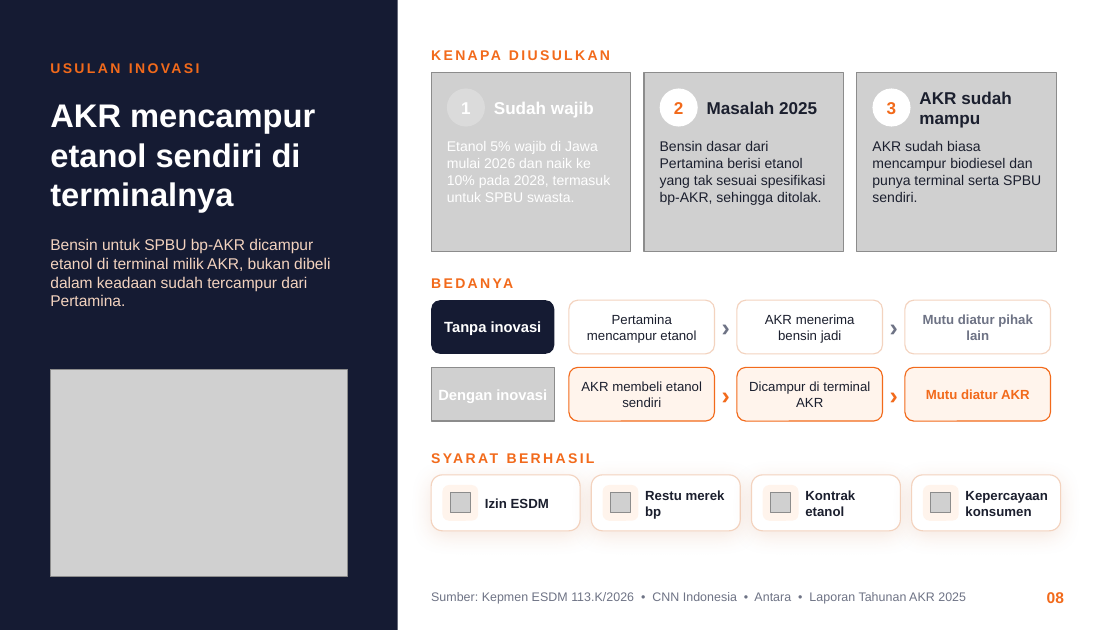
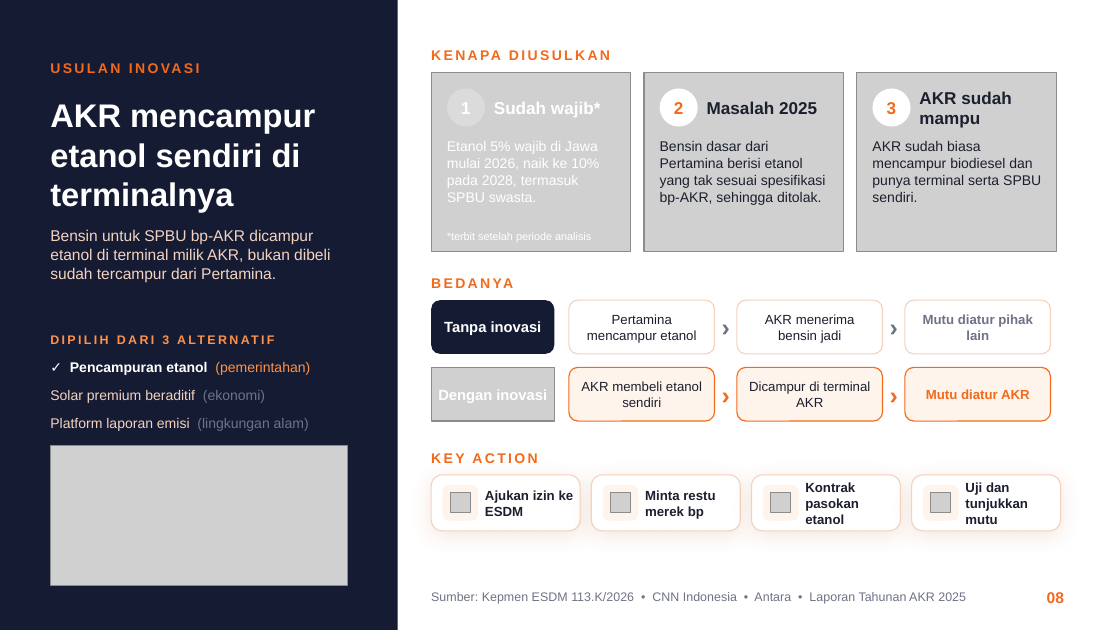
Before and after one commit to aslihabnuri/Dom-Manipulation, a slide deck: slide 8 of output-paper-GBE/Presentasi GBE - Aulia Sisca Rahmadiyanti - SEMBA 51A - PT AKR Corporindo Tbk.pptx. Drawn at 1120x630 pixels with LibreOffice and Linux fonts; fonts in the diff are those of the drawing; grey boxes stand for pictures; background and template pictures are left out. Boxes give left, top, right and bottom in pixels: in the first picture for what was removed or moved away, otherwise in the second. Text is boxed around its words. In the diff, an @@ line names an element or a change of style, - is before the commit and + after.

```diff
--- a/output-paper-GBE/Presentasi GBE - Aulia Sisca Rahmadiyanti - SEMBA 51A - PT AKR Corporindo Tbk.pptx
+++ b/output-paper-GBE/Presentasi GBE - Aulia Sisca Rahmadiyanti - SEMBA 51A - PT AKR Corporindo Tbk.pptx
@@ text at [494, 102, 601, 117]: text changed @@
-Sudah wajib
+Sudah wajib*
@@ text at [447, 141, 599, 202]: text changed @@
-Etanol 5% wajib di Jawa mulai 2026 dan naik ke 10% pada 2028, termasuk untuk SPBU swasta.
+Etanol 5% wajib di Jawa mulai 2026, naik ke 10% pada 2028, termasuk SPBU swasta.
@@ text at [50, 229, 330, 282]: text changed @@
-Bensin untuk SPBU bp-AKR dicampur etanol di terminal milik AKR, bukan dibeli dalam keadaan sudah tercampur dari Pertamina.
+Bensin untuk SPBU bp-AKR dicampur etanol di terminal milik AKR, bukan dibeli sudah tercampur dari Pertamina.
@@ text added at [447, 234, 591, 240], 7 pt, text #FFFFFF @@
+*terbit setelah periode analisis
@@ text added at [162, 335, 169, 344], 8 pt, text #FF9248, bold @@
+DIPILIH DARI 3 ALTERNATIF
@@ text added at [70, 362, 310, 375], 9 pt, text #FFFFFF, bold @@
+✓ Pencampuran etanol (pemerintahan)
@@ text added at [50, 390, 265, 403], 9 pt, text #F3D3BF @@
+Solar premium beraditif (ekonomi)
@@ text added at [50, 418, 309, 431], 9 pt, text #F3D3BF @@
+Platform laporan emisi (lingkungan alam)
@@ picture: place and size @@
-picture at [50, 370, 347, 577]
+picture at [50, 446, 347, 586]
@@ text at [431, 453, 537, 463]: text changed @@
-SYARAT BERHASIL
+KEY ACTION
@@ text at [485, 490, 574, 516]: text changed @@
-Izin ESDM
+Ajukan izin ke ESDM
@@ text at [645, 490, 715, 519]: text changed @@
-Restu merek bp
+Minta restu merek bp
@@ text at [805, 482, 859, 524]: text changed @@
-Kontrak etanol
+Kontrak pasokan etanol
@@ text at [965, 482, 1027, 524]: text changed @@
-Kepercayaan konsumen
+Uji dan tunjukkan mutu
```
Also in this commit, not shown: 6 other slides changed, 3 other files.
